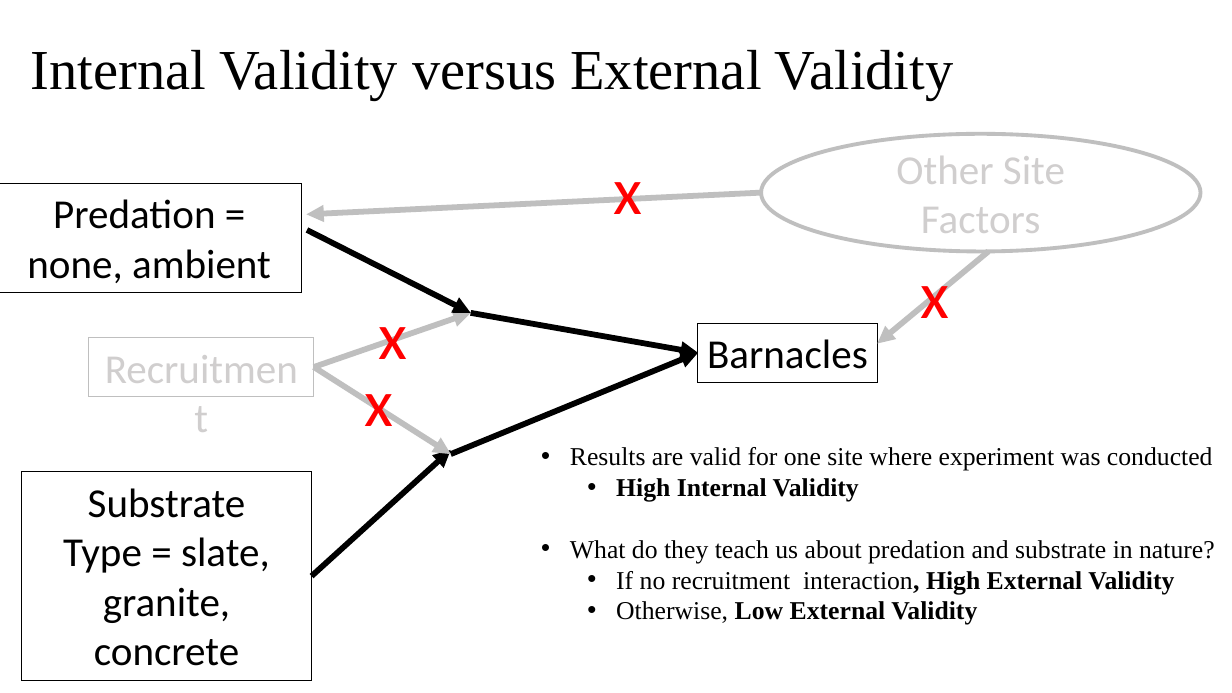
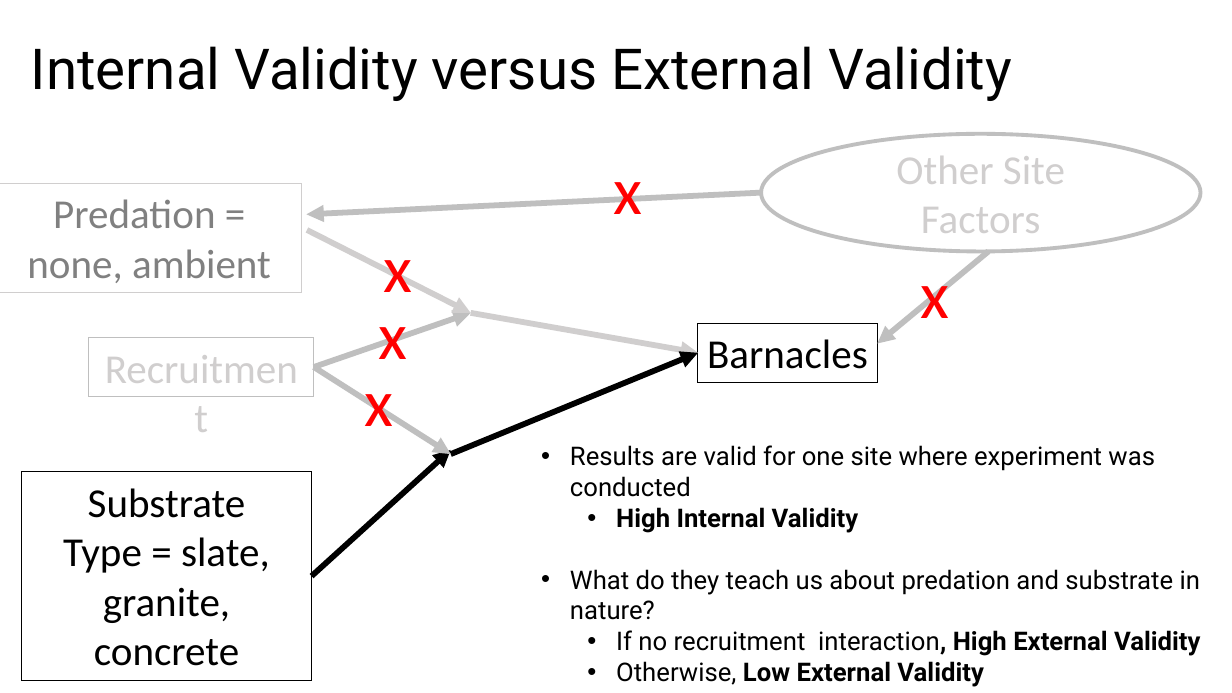
Before and after one commit to biol607/biol607.github.io, a slide deck: slide 19 of lectures/causality_experiments.pptx (slide 45 before the commit). Drawn at 1232x693 pixels with LibreOffice and Linux fonts; fonts in the diff are those of the drawing. Boxes give left, top, right and bottom in pixels: in the first picture for what was removed or moved away, otherwise in the second. Text is boxed around its words. In the diff, an @@ line names an element or a change of style, - is before the commit and + after.

Commit message:
Updating expt design lecture

```diff
--- a/lectures/causality_experiments.pptx
+++ b/lectures/causality_experiments.pptx
@@ title "Internal Validity versus External Validity" at box(31, 46, 1011, 101): font Times New Roman to Roboto @@
@@ rectangle "Predation = none, ambient" at box(0, 183, 301, 292): text colour #000000 to #808080; outline #000000 0.75 pt to #D0CECE 0.75 pt @@
@@ arrow (307, 230) - (470, 313): stroke #000000 4.5 pt to #D0CECE 4.5 pt @@
@@ text added at box(383, 260, 412, 292), 52 pt, text #FF0000 @@
+x
@@ arrow (470, 313) - (698, 353): stroke #000000 4.5 pt to #D0CECE 4.5 pt @@
@@ text "Results are valid for one ..." at box(570, 445, 1201, 687): font Times New Roman to Roboto @@
```
Also in this commit, not shown: 21 other slides changed, 25 slides added, 30 slides removed.
